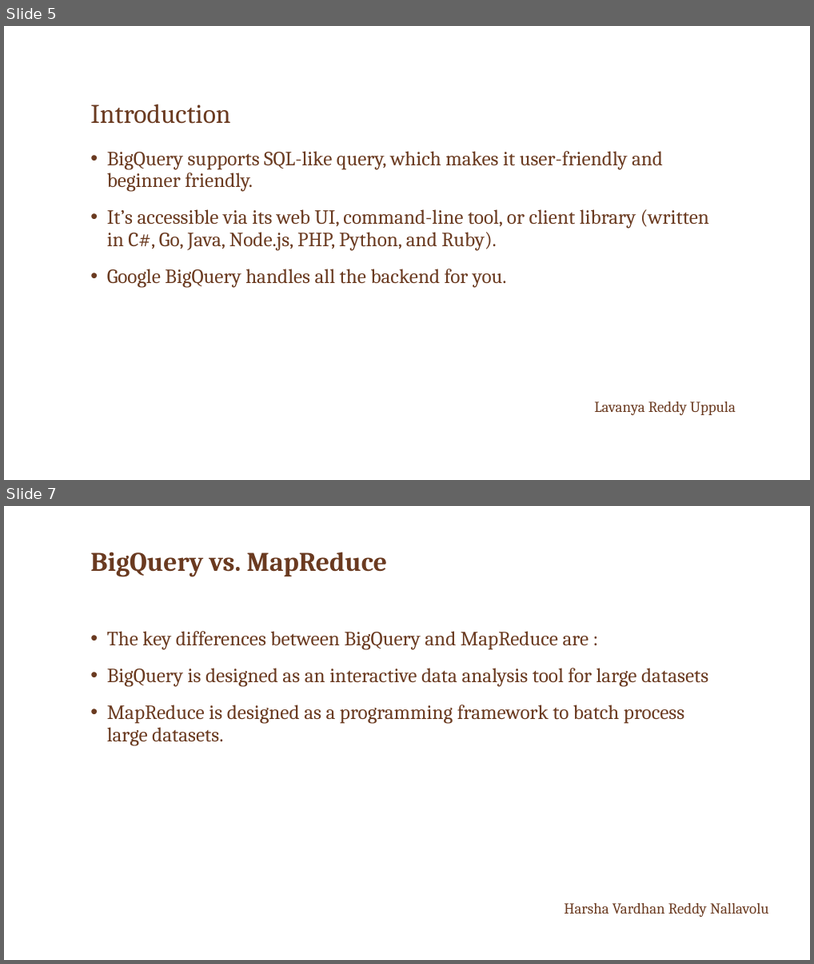
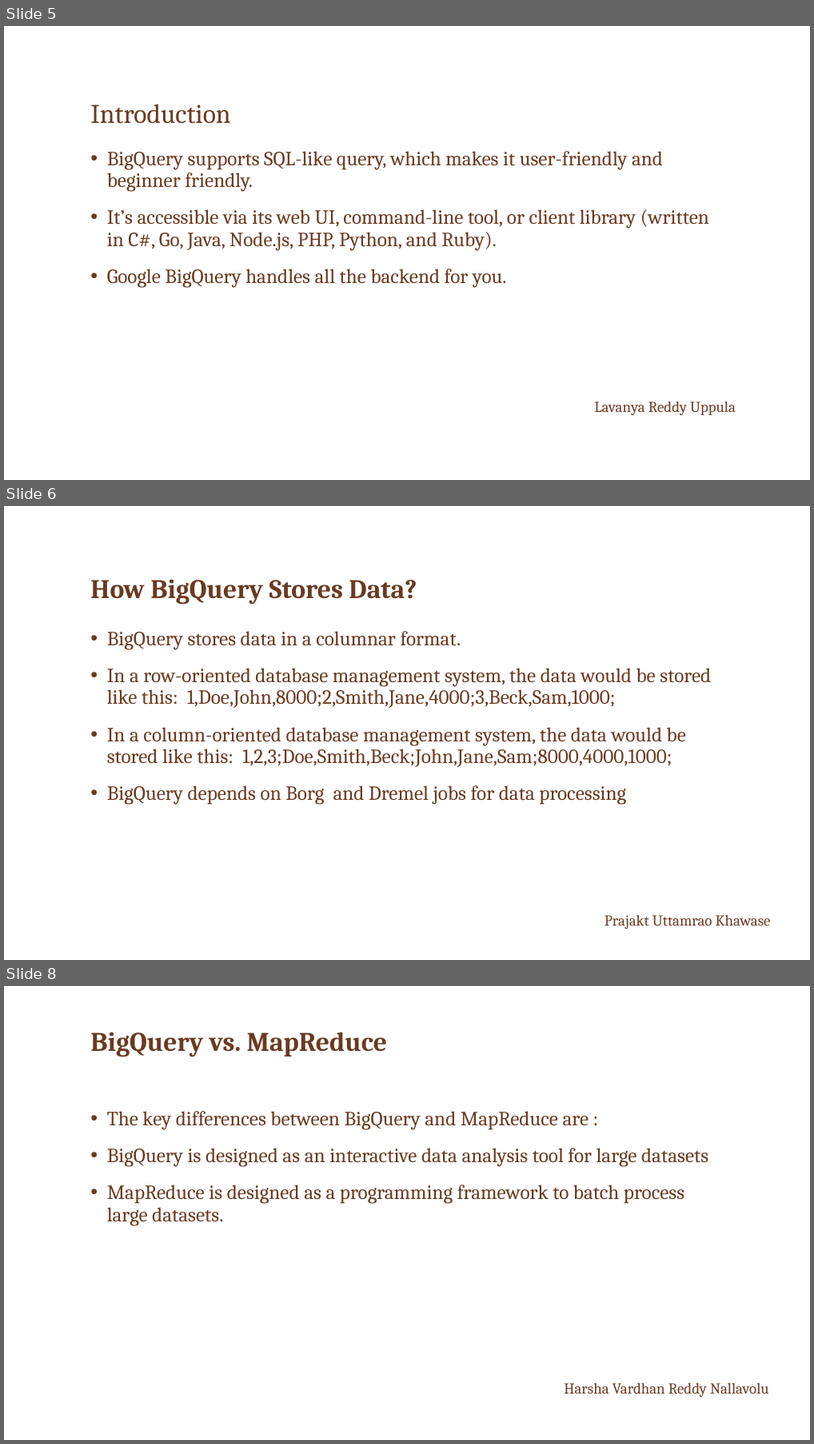
Before and after one commit to KaranamVijayKumar/google-big-query, a slide deck: Google BigQuery.pptx. Shown one above the other, each under a label of ours: slides 5 and 7 before the commit, slides 5, 6 and 8 after it; the slides between them are not shown. The pictures are 814x964 and 814x1444 pixels, drawn with LibreOffice and Linux fonts; fonts in the diff are those of the drawing; background and template pictures are left out. Boxes give left, top, right and bottom in pixels: in the first picture for what was removed or moved away, otherwise in the second. Text is boxed around its words. In the diff, an @@ line names an element or a change of style, - is before the commit and + after.

```diff
--- a/Google BigQuery.pptx
+++ b/Google BigQuery.pptx
@@ slide 6 added at [4, 506, 810, 960], background picture (left out) @@
@@ title added at [90, 579, 417, 604], 32 pt, text #6A3A20, bold @@
+How BigQuery Stores Data?
@@ text added at [107, 631, 711, 804], 24 pt, text #6A3A20 @@
+• BigQuery stores data in a columnar format.
+• In a row-oriented database management system, the data would be stored like this: 1,Doe,John,8000;2,Smith,Jane,4000;3,Beck,Sam,1000;
+• In a column-oriented database management system, the data would be stored like this: 1,2,3;Doe,Smith,Beck;John,Jane,Sam;8000,4000,1000;
+• BigQuery depends on Borg and Dremel jobs for data processing
@@ text added at [605, 915, 771, 928], 18 pt, text #6A3A20 @@
+Prajakt Uttamrao Khawase
@@ what was slide 7 is now slide 8 @@
```
Also in this commit, not shown: 1 slide changed.
